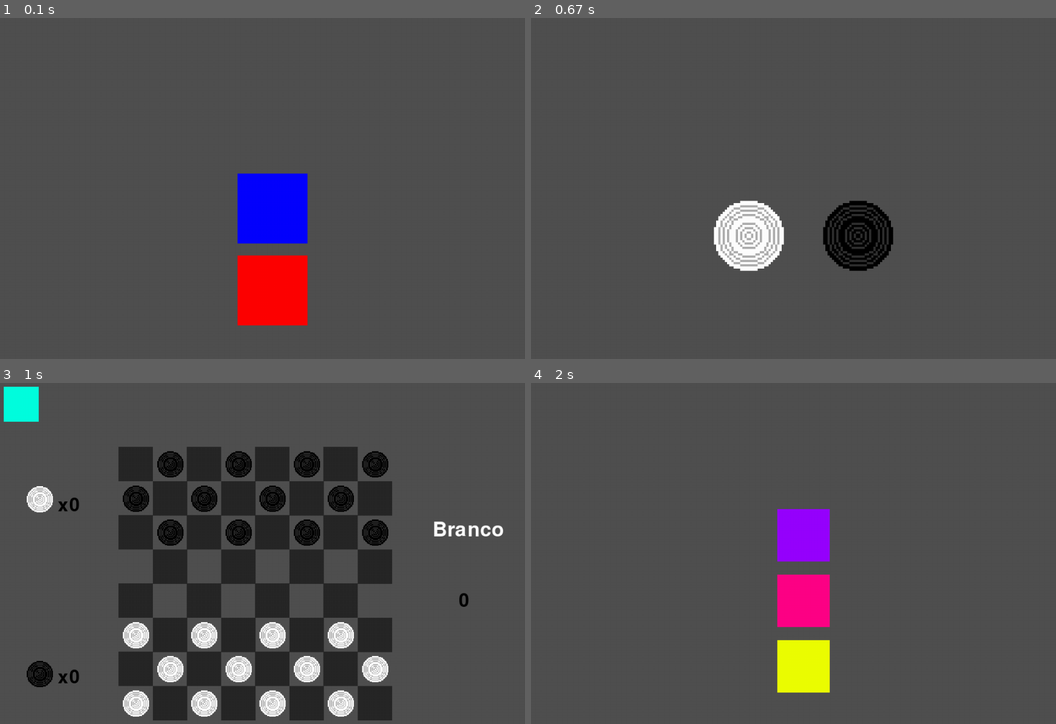
Above: before the commit, frames 1-4 (two rows, left to right).
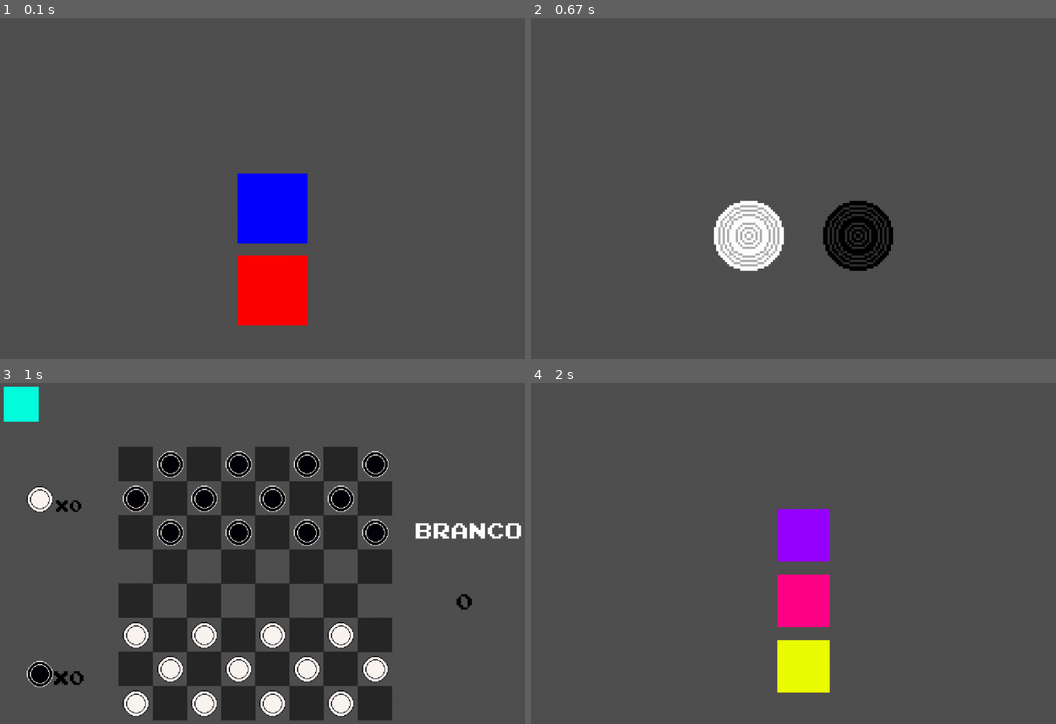
Above: after the commit, the same moments.

Repository: SrLeal42/Damas-Pygame
Game: pygame game, started from Main/Main.py
The game is run twice, just before and just after one commit, with the same random seed, the same clock (stepped at 60 frames per second) and the same inputs.
Inputs (mouse positions are in pixels of both pictures, inside the frame that each line leads up to):
- Up to frame 1 (0.1 s): no input
- Up to frame 2 (0.67 s): click (804, 236) at 0.38 s
- Up to frame 3 (1 s): click (220, 601) at 0.72 s
- Up to frame 4 (2 s): click (552, 403) at 1.05 s; click (804, 666) at 1.38 s; click (552, 403) at 1.72 s

Frames 1-2 are identical in both runs. In frame 3, 5.7% of the frame differs, in the area x 5-100%, y 19-98%; in frame 4, nothing differs.

Commit message:
ADD: Adicionando Sprites

Diff:
--- a/Main/Classes/Game.py
+++ b/Main/Classes/Game.py
@@ -53,7 +53,7 @@
 
             for _ in range(NUM_PECAS_DAMAS):
 
-                p = Peca(cor,0,0)
+                p = Peca(cor,0,0, escala=1.5)
                 P.append(p)
 
         elif (self.jogo == "xadrez"):
@@ -61,7 +61,7 @@
             outros_tipos = [3] * 2 + [4] * 2 + [5] * 2 + [6, 7]
 
             for i, tipo in enumerate(outros_tipos):
-                p = Peca(cor, 0, 0, tipo=tipo)
+                p = Peca(cor, 0, 0, tipo=tipo,  escala=3)
 
                 if tipo == 7:  # O rei
                     if cor == 0:
@@ -72,7 +72,7 @@
                 P.append(p)
 
             for i in range(NUM_PECAS_XADREZ//2):
-                p = Peca(cor, 0, 0, tipo=2)
+                p = Peca(cor, 0, 0, tipo=2, escala=3)
 
                 if (cor == 0):
                     P.insert(0,p)
--- a/Main/Classes/Pecas.py
+++ b/Main/Classes/Pecas.py
@@ -15,13 +15,14 @@
     start_x = 0
     start_y = 0
     # tamanho = 20
-    escala = 1.5
+    escala = 3
     capturada = False
     sendo_arrastada = False
     primeiro_movimento = True
 
-    def __init__(self,cor:int,linha:int,coluna:int,x=0,y=0,tipo=0):
+    def __init__(self,cor:int,linha:int,coluna:int, escala:float ,x=0,y=0,tipo=0):
         self.cor = cor
+        self.escala = escala
         # Inicializa a classe Sprite
         super().__init__()
         self.linha = linha
--- a/Main/Config.py
+++ b/Main/Config.py
@@ -11,25 +11,35 @@
 WHITE = (255,255,255)
 GOLDEN_WHITE = (174,176,106)
 
-FONTE_PRIN = None
+FONTE_PRIN = "Main/Fontes/joystix_monospace.otf"
 
-PATH_SPRITE_BRANCA = "Main/Sprites/PECA_BRANCA.png"
-PATH_SPRITE_PRETA = "Main/Sprites/PECA_PRETA.png"
+PATH_SPRITE_PECA_BRANCA = "Main/Sprites/Damas/peca-branco.png"
+PATH_SPRITE_PECA_PRETA = "Main/Sprites/Damas/peca-preto.png"
 
-PATH_SPRITE_PEAO_BRANCO = "Main/Sprites/Peao.png"
-PATH_SPRITE_TORRE_BRANCO = "Main/Sprites/Torre.png"
-PATH_SPRITE_CAVALO_BRANCO = "Main/Sprites/Cavalo.png"
-PATH_SPRITE_BISPO_BRANCO = "Main/Sprites/Bispo.png"
-PATH_SPRITE_REI_BRANCO = "Main/Sprites/Rei.png"
-PATH_SPRITE_RAINHA_BRANCO = "Main/Sprites/Rainha.png"
+PATH_SPRITE_DAMAS_BRANCA = "Main/Sprites/Damas/damas-branco.png"
+PATH_SPRITE_DAMAS_PRETA = "Main/Sprites/Damas/damas-preto.png"
+
+PATH_SPRITE_PEAO_BRANCO = "Main/Sprites/Xadrez/peao-branco.png"
+PATH_SPRITE_TORRE_BRANCO = "Main/Sprites/Xadrez/torre-branco.png"
+PATH_SPRITE_CAVALO_BRANCO = "Main/Sprites/Xadrez/cavalo-branco.png"
+PATH_SPRITE_BISPO_BRANCO = "Main/Sprites/Xadrez/bispo-branco.png"
+PATH_SPRITE_REI_BRANCO = "Main/Sprites/Xadrez/rei-branco.png"
+PATH_SPRITE_RAINHA_BRANCO = "Main/Sprites/Xadrez/rainha-branco.png"
+
+PATH_SPRITE_PEAO_PRETO = "Main/Sprites/Xadrez/peao-preto.png"
+PATH_SPRITE_TORRE_PRETO = "Main/Sprites/Xadrez/torre-preto.png"
+PATH_SPRITE_CAVALO_PRETO = "Main/Sprites/Xadrez/cavalo-preto.png"
+PATH_SPRITE_BISPO_PRETO = "Main/Sprites/Xadrez/bispo-preto.png"
+PATH_SPRITE_REI_PRETO = "Main/Sprites/Xadrez/rei-preto.png"
+PATH_SPRITE_RAINHA_PRETO = "Main/Sprites/Xadrez/rainha-preto.png"
 
 DICT_PATH_SPRITE = {
-    0 : (PATH_SPRITE_BRANCA, PATH_SPRITE_PRETA),
-    1 : (PATH_SPRITE_BRANCA, PATH_SPRITE_PRETA),
-    2 : (PATH_SPRITE_PEAO_BRANCO, PATH_SPRITE_PEAO_BRANCO),
-    3 : (PATH_SPRITE_TORRE_BRANCO, PATH_SPRITE_TORRE_BRANCO),
-    4 : (PATH_SPRITE_CAVALO_BRANCO, PATH_SPRITE_CAVALO_BRANCO),
-    5 : (PATH_SPRITE_BISPO_BRANCO, PATH_SPRITE_BISPO_BRANCO),
-    6 : (PATH_SPRITE_RAINHA_BRANCO, PATH_SPRITE_RAINHA_BRANCO),
-    7 : (PATH_SPRITE_REI_BRANCO, PATH_SPRITE_REI_BRANCO)
+    0 : (PATH_SPRITE_PECA_BRANCA, PATH_SPRITE_PECA_PRETA),
+    1 : (PATH_SPRITE_DAMAS_BRANCA, PATH_SPRITE_DAMAS_PRETA),
+    2 : (PATH_SPRITE_PEAO_BRANCO, PATH_SPRITE_PEAO_PRETO),
+    3 : (PATH_SPRITE_TORRE_BRANCO, PATH_SPRITE_TORRE_PRETO),
+    4 : (PATH_SPRITE_CAVALO_BRANCO, PATH_SPRITE_CAVALO_PRETO),
+    5 : (PATH_SPRITE_BISPO_BRANCO, PATH_SPRITE_BISPO_PRETO),
+    6 : (PATH_SPRITE_RAINHA_BRANCO, PATH_SPRITE_RAINHA_PRETO),
+    7 : (PATH_SPRITE_REI_BRANCO, PATH_SPRITE_REI_PRETO)
 }
--- a/Main/Main.py
+++ b/Main/Main.py
@@ -1,5 +1,5 @@
 import pygame as PG
-from Config import LARGURA, ALTURA,GRAY,BLACK,WHITE,FONTE_PRIN
+from Config import LARGURA, ALTURA,GRAY,BLACK,WHITE,FONTE_PRIN, PATH_SPRITE_PECA_BRANCA, PATH_SPRITE_PECA_PRETA
 from Classes.Pecas import Peca
 from Classes.Tabuleiro import Tabuleiro
 from Classes.Game import Game
@@ -125,7 +125,7 @@
 
     fonte = PG.font.Font(FONTE_PRIN, size)
 
-    text_render = fonte.render(text, True, color)
+    text_render = fonte.render(text, False, color)
 
     text_size = fonte.size(text)
 
@@ -142,9 +142,9 @@
     text = "Preto" if current_game.cor_rodada == 1 else "Branco"
     color = BLACK if current_game.cor_rodada == 1 else WHITE
 
-    DrawText(text,LARGURA // 2 + 358, ALTURA // 2 -130, color, 55) # Desenhando a cor da rodada
-
-    DrawText(str(current_game.num_rodadas),LARGURA // 2 + 350, ALTURA // 2, BLACK, 50) # Desenhando o numero da rodada
+    DrawText(text,LARGURA // 2 + 358, ALTURA // 2 -130, color, 40) # Desenhando a cor da rodada
+
+    DrawText(str(current_game.num_rodadas),LARGURA // 2 + 350, ALTURA // 2, BLACK, 40) # Desenhando o numero da rodada
 
 
 
@@ -158,7 +158,7 @@
     if (jogo == "damas"):
 
         # PEÇAS CAPTURADAS BRANCAS
-        image = PG.image.load("Main/Sprites/PECA_BRANCA.png").convert_alpha()
+        image = PG.image.load(PATH_SPRITE_PECA_BRANCA).convert_alpha()
 
         new_size = int(image.get_width() * 1.5)
 
@@ -166,11 +166,11 @@
 
         window.blit(image, (LARGURA // 2 - 450, ALTURA // 2 - 210))
 
-        DrawText( f"x{current_game.tabuleiro.num_brancas_capturadas}", LARGURA // 2 - 373, ALTURA // 2 - 175, BLACK, 50)
+        DrawText( f"x{current_game.tabuleiro.num_brancas_capturadas}", LARGURA // 2 - 373, ALTURA // 2 - 175, BLACK, 30)
 
 
         # PEÇAS CAPTURADAS PRETAS
-        image = PG.image.load("Main/Sprites/PECA_PRETA.png").convert_alpha()
+        image = PG.image.load(PATH_SPRITE_PECA_PRETA).convert_alpha()
 
         new_size = int(image.get_width() * 1.5)
 
@@ -178,7 +178,7 @@
 
         window.blit(image, (LARGURA // 2 - 450, ALTURA // 2 + 110))
 
-        DrawText( f"x{current_game.tabuleiro.num_pretas_capturadas}", LARGURA // 2 - 373, ALTURA // 2 + 140, BLACK, 50)
+        DrawText( f"x{current_game.tabuleiro.num_pretas_capturadas}", LARGURA // 2 - 373, ALTURA // 2 + 140, BLACK, 35)
 
     elif (jogo == "xadrez"):
 
@@ -188,7 +188,7 @@
 
             if (p.capturada):
 
-                x = LARGURA // 2 - 350 + (60 * index_brancas)
+                x = LARGURA // 2 - 350 + (45 * index_brancas)
 
                 y = 50
 
@@ -202,7 +202,7 @@
 
             if (p.capturada):
 
-                x = LARGURA // 2 - 350 + (60 * index_pretas)
+                x = LARGURA // 2 - 350 + (45 * index_pretas)
 
                 y = ALTURA // 2 + 250
 
Binary file added: Main/Fontes/joystix_monospace.otf
Binary file added: Main/Sprites/Damas/damas-branco.png
Binary file added: Main/Sprites/Damas/damas-preto.png
Binary file added: Main/Sprites/Damas/peca-branco.png
Binary file added: Main/Sprites/Damas/peca-preto.png
Binary file added: Main/Sprites/Xadrez/bispo-branco.png
Binary file added: Main/Sprites/Xadrez/bispo-preto.png
Binary file added: Main/Sprites/Xadrez/cavalo-branco.png
Binary file added: Main/Sprites/Xadrez/cavalo-preto.png
Binary file added: Main/Sprites/Xadrez/peao-branco.png
Binary file added: Main/Sprites/Xadrez/peao-preto.png
Binary file added: Main/Sprites/Xadrez/rainha-branco.png
(and 5 more such lines)
